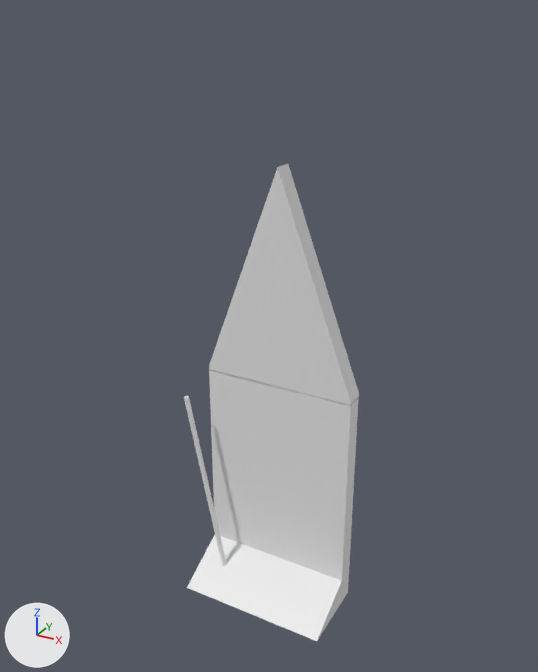
The Blender file Assets/Models/house.blend as it was, and as the next commit left it.
The view is the same before and after, from a 50 mm camera at (3.91, -6.55, 7.4) aimed at (0.01, 0.55, 3.85). Every picture has the same lights, and +X, +Y and +Z are marked at lower left.
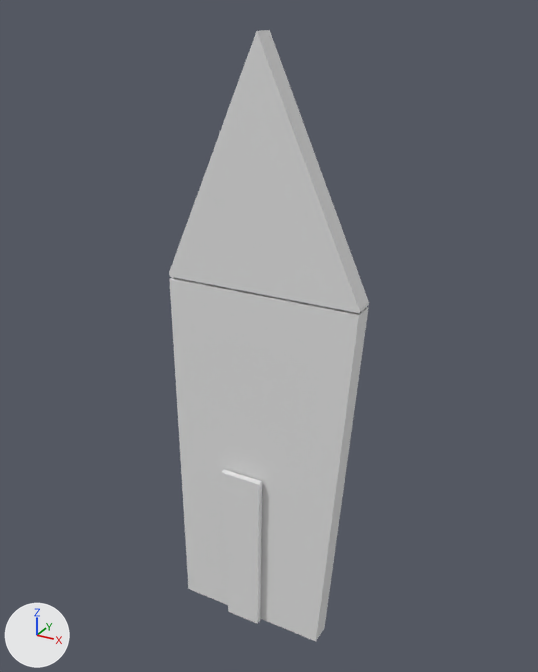
The edits, one by one:
me_cube_001 is used by ob_cube; location (0.0, 0.0, 0.0).
me_cube_001 had 58 vertices, 45 faces and spanned x -1.2..1.0, y 0.0..1.01, z 0.02..5.8.
me_cube_001 now has 68 vertices, 62 faces and spans x -1.01..1.33, y -0.09..0.28, z 0.0..7.21.
me_cube_001 part 1: the loose piece of 12 vertices spanning x -1.0..1.0, y 0.75..1.01, z 3.08..5.8 is scaled about its middle by (1.17, 1, 0.966), then moved by (0.16, -0.73, 1.46).
me_cube_001 part 2: a new loose piece of 48 vertices spanning x -1.01..1.33, y 0.02..0.28, z 0.0..4.56.
me_cube_001 part 3: the loose piece of 16 vertices spanning x -1.2..-0.58, y 0.41..0.48, z 0.04..2.78 is deleted.
Part 4, on me_cube_001:
30 vertices are removed from x -1.0..1.0, y 0.0..1.0, z 0.02..3.07.
25 faces are deleted.
8 vertices are added at x -0.32..0.22, y -0.09..-0.01, z 0.01..2.2.
6 new faces join them.

Pixel boxes [x1, y1, x2, y2] of what changed, in the pictures (538 x 672 px; the box of a moved part takes in the faces that stretch with it):
'Cube', reshaped (14% wider, 28% taller): before [184, 164, 359, 641]; after [169, 30, 369, 641]
part 1 of me_cube_001, moved or reshaped: before [209, 164, 359, 405]; after [169, 30, 369, 313]
part 2 of me_cube_001, added: after [169, 277, 369, 641]
part 3 of me_cube_001, deleted: before [184, 396, 226, 566]
part 4 of me_cube_001, cut back: before [187, 370, 359, 641]; after [221, 469, 262, 624]
